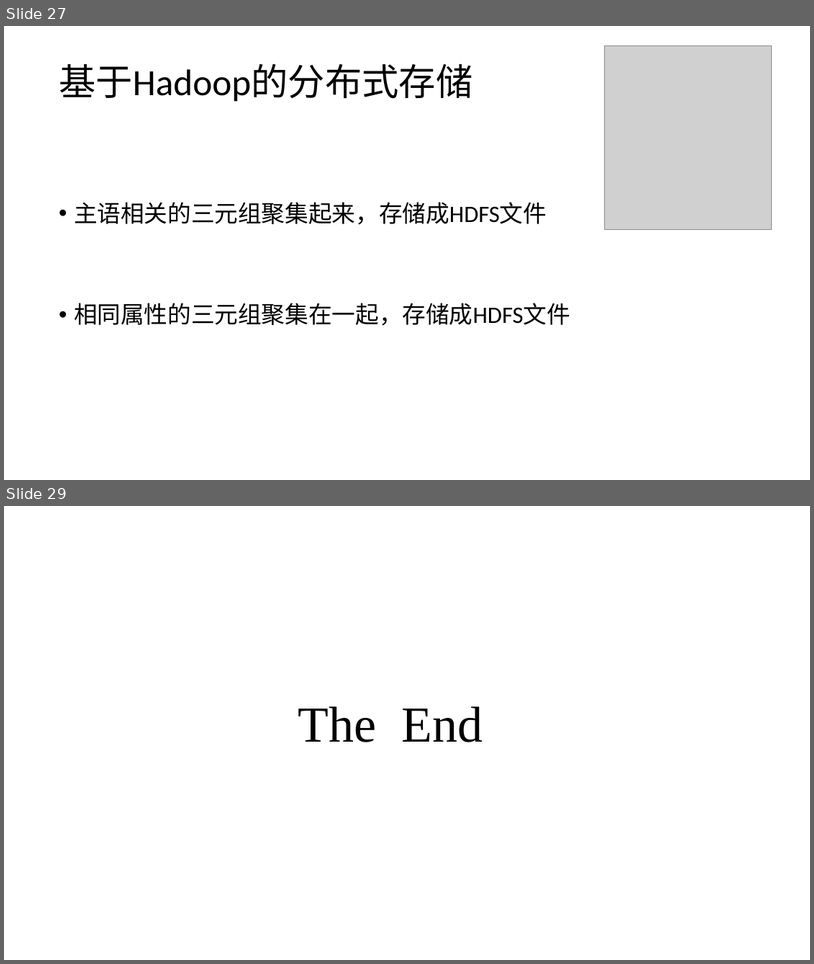
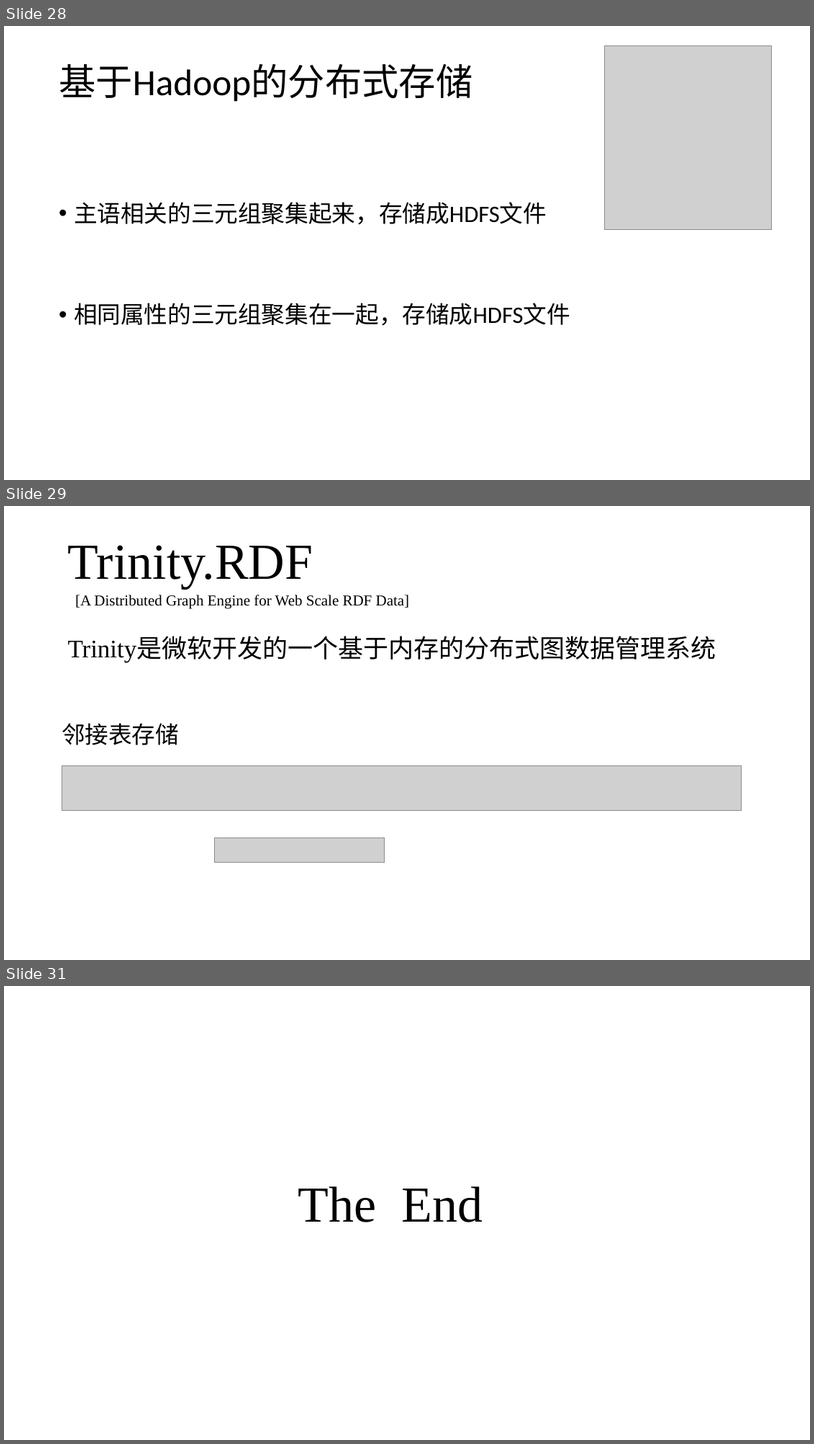
Before and after one commit to zyxdSTU/presetation, a slide deck: 知识图谱存储与查询/知识图谱的查询与存储.pptx. Shown one above the other, each under a label of ours: slides 27 and 29 before the commit, slides 28, 29 and 31 after it; the slides between them are not shown. The pictures are 814x964 and 814x1444 pixels, drawn with LibreOffice and Linux fonts; fonts in the diff are those of the drawing; grey boxes stand for pictures. Boxes give left, top, right and bottom in pixels: in the first picture for what was removed or moved away, otherwise in the second. Text is boxed around its words. In the diff, an @@ line names an element or a change of style, - is before the commit and + after.

```diff
--- a/知识图谱存储与查询/知识图谱的查询与存储.pptx
+++ b/知识图谱存储与查询/知识图谱的查询与存储.pptx
@@ slide 29 added at [4,506,810,960], background #FFFFFF @@
@@ title added at [68,545,314,589], 60 pt, text #000000 @@
+Trinity.RDF
@@ text added at [75,595,410,609], 18 pt, text #000000 @@
+[A Distributed Graph Engine for Web Scale RDF Data]
@@ text added at [68,638,717,663], 30 pt, text #000000 @@
+Trinity是微软开发的一个基于内存的分布式图数据管理系统
@@ text added at [62,723,179,745], 28 pt, text #000000 @@
+邻接表存储
@@ picture added at [62,765,742,811] @@
@@ picture added at [214,837,384,862] @@
@@ what was slide 27 is now slide 28 @@
@@ what was slide 29 is now slide 31 @@
```
Also in this commit, not shown: 4 slides changed, 2 other slides added, 1 slide removed, 2 other files.
